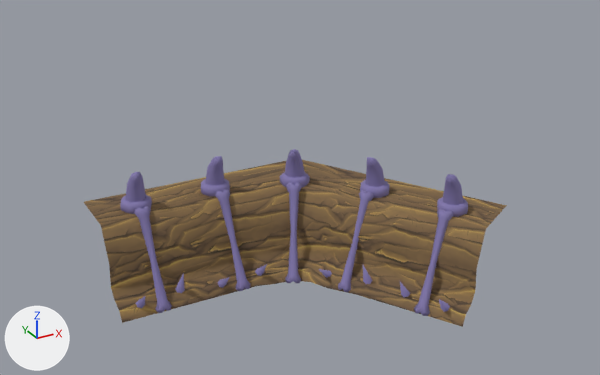
The FBX model BugSplat/Assets/WIP/Christian/Christian Models/Wall_LevelEdge_Inner_01.FBX as it was, and as the next commit left it.
One viewpoint serves both versions: a 50 mm camera at (-8.3, -16.4, 20.5) aimed at (11.4, 19.5, 2.5). Lighting does not change. The marker at lower left points along +X, +Y and +Z. Where no turn or scale is listed for an object, it has been applied to the vertices.

In view in the first picture: 'Wall_LevelEdge_Inner_01'.
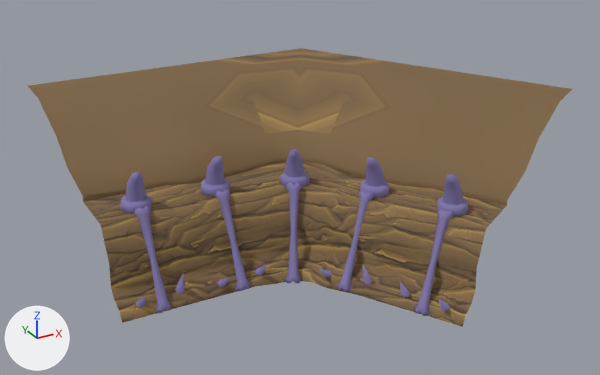
Commit message: wall update.

Boxes [x1, y1, x2, y2] around the edits, measured in the pictures (600 x 375 px):
'Wall_LevelEdge_Inner_01', reshaped (29% wider, 56% taller): before [84, 149, 507, 327]; after [28, 48, 572, 327]
part 1 of me_mesh, added (brown): after [28, 48, 572, 205]

The change, as a list of edits to the scene's bpy script:
```text
Add img_rockwall_02_basecolor_png:
    img_rockwall_02_basecolor_png = load_image('RockWall_02_basecolor.png', '../Christian Textures/RockWall_02_basecolor.png', 512, 512, 'sRGB')
Add mat_04___default:
    mat_04___default = principled_material('04 - Default')
    mat_04___default.texture = img_rockwall_02_basecolor_png  # with its transparency
    mat_04___default.roughness = 0.859
Change me_mesh:
    used by ob_wall_leveledge_inner_01; location = (8.75, 15.16, 0.0)
    remove me_mesh.from_pydata(...)  # 704 vertices, 798 faces; spans x -8.7..8.6, y -7.6..4.8, z -0.3..6.2
    add me_mesh.from_pydata(...)  # 771 vertices, 848 faces; spans x -8.8..17.5, y -7.6..15.2, z -0.3..7.0
    me_mesh part 1: a new loose piece of 66 vertices spanning x -8.8..17.5, y -5.2..15.2, z 4.0..7.0, in mat_04___default (picture img_rockwall_02_basecolor_png)
    add me_mesh.materials.append(mat_04___default)  # picture img_rockwall_02_basecolor_png
```
